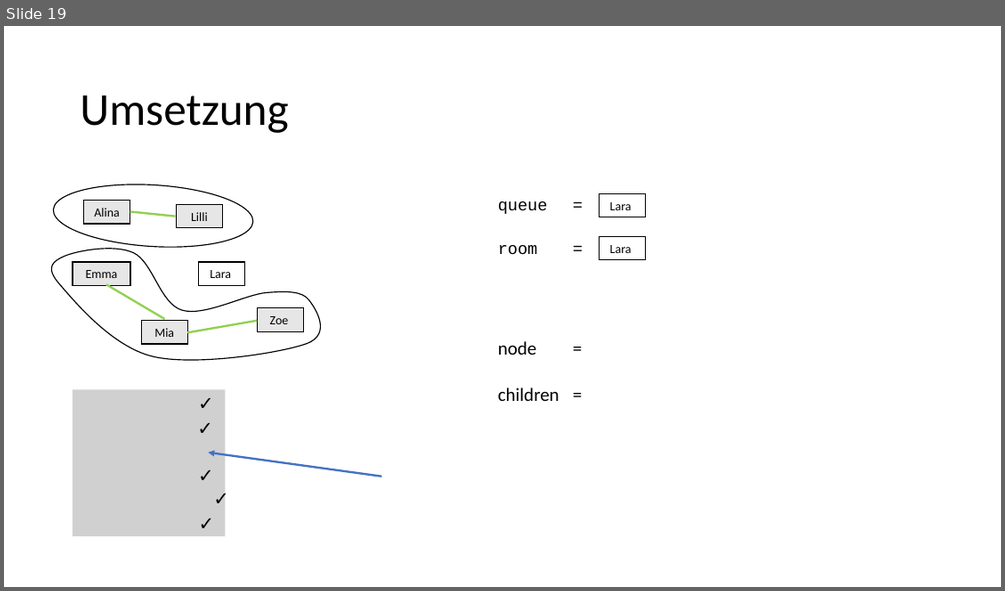
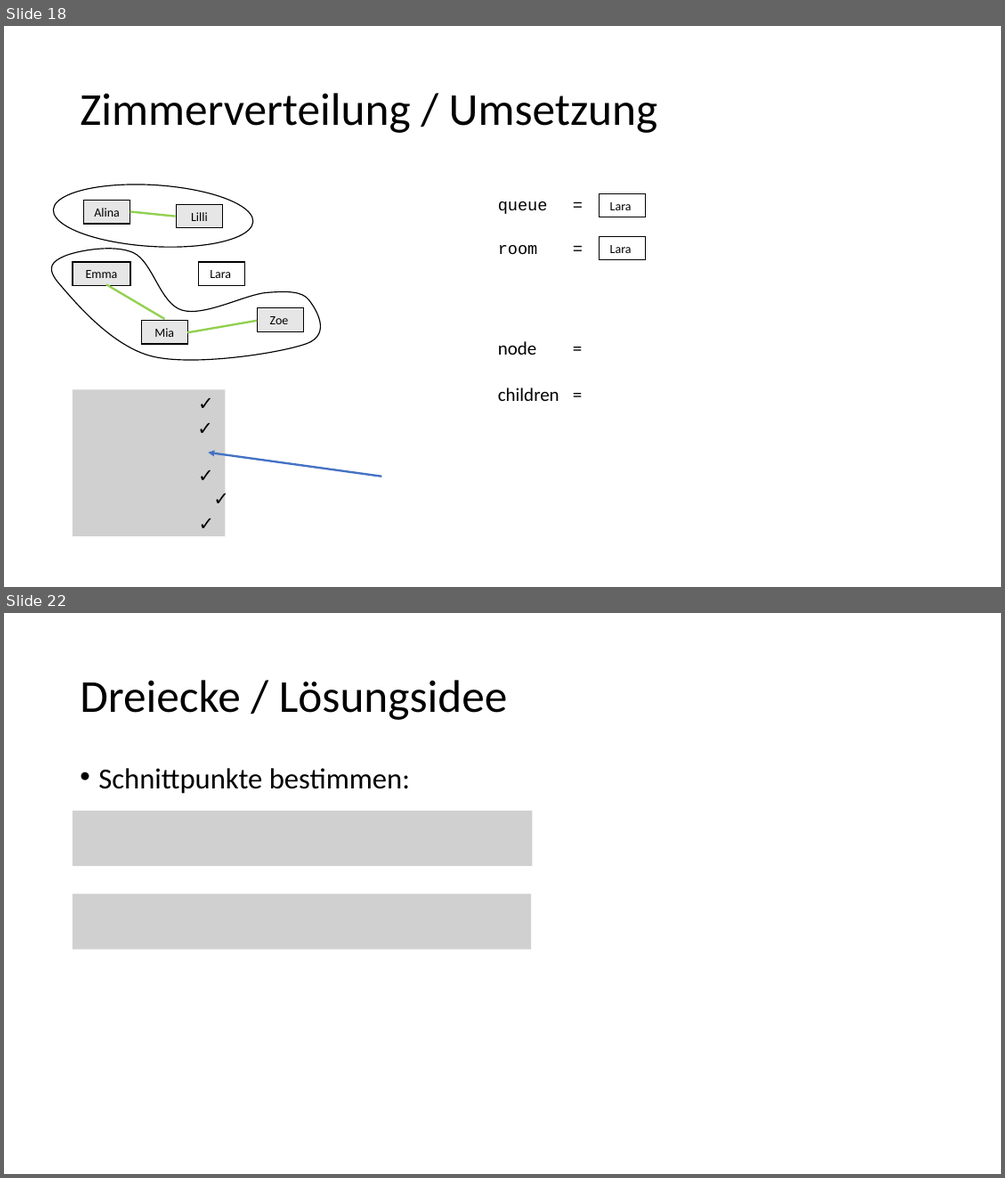
Before and after one commit to antonbaumann/wg, a slide deck: Abschlusspräsentation.pptx. Shown one above the other, each under a label of ours: slide 19 before the commit, slides 18 and 22 after it; the slides between them are not shown. The pictures are 1005x591 and 1005x1178 pixels, drawn with LibreOffice and Linux fonts; fonts in the diff are those of the drawing; grey boxes stand for pictures. Boxes give left, top, right and bottom in pixels: in the first picture for what was removed or moved away, otherwise in the second. Text is boxed around its words. In the diff, an @@ line names an element or a change of style, - is before the commit and + after.

```diff
--- a/Abschlusspräsentation.pptx
+++ b/Abschlusspräsentation.pptx
@@ slide 22 added at (4,613,1001,1174), background #FFFFFF @@
@@ title added at (80,680,508,720), 44 pt, text #000000 @@
+Dreiecke / Lösungsidee
@@ text added at (98,768,410,794), 28 pt, text #000000 @@
+• Schnittpunkte bestimmen:
@@ picture added at (73,811,533,866) @@
@@ picture added at (73,894,531,949) @@
@@ what was slide 19 is now slide 18 @@
@@ slide 18 changed as well @@
@@ title at (80,93,657,133): text changed @@
-Umsetzung
+Zimmerverteilung / Umsetzung
```
Also in this commit, not shown: 16 other slides changed, 11 other slides added, 1 slide removed, 2 other files.
